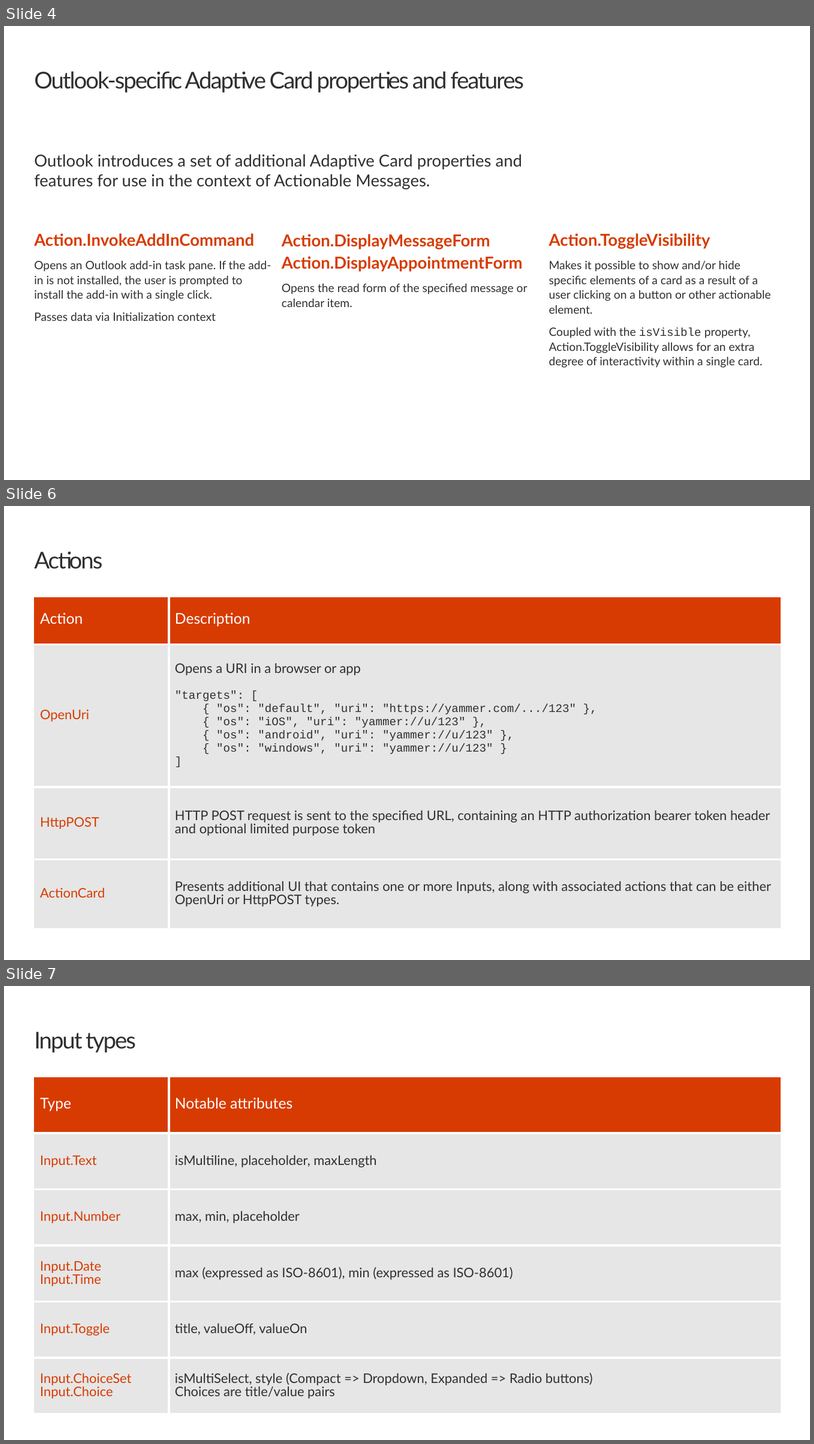
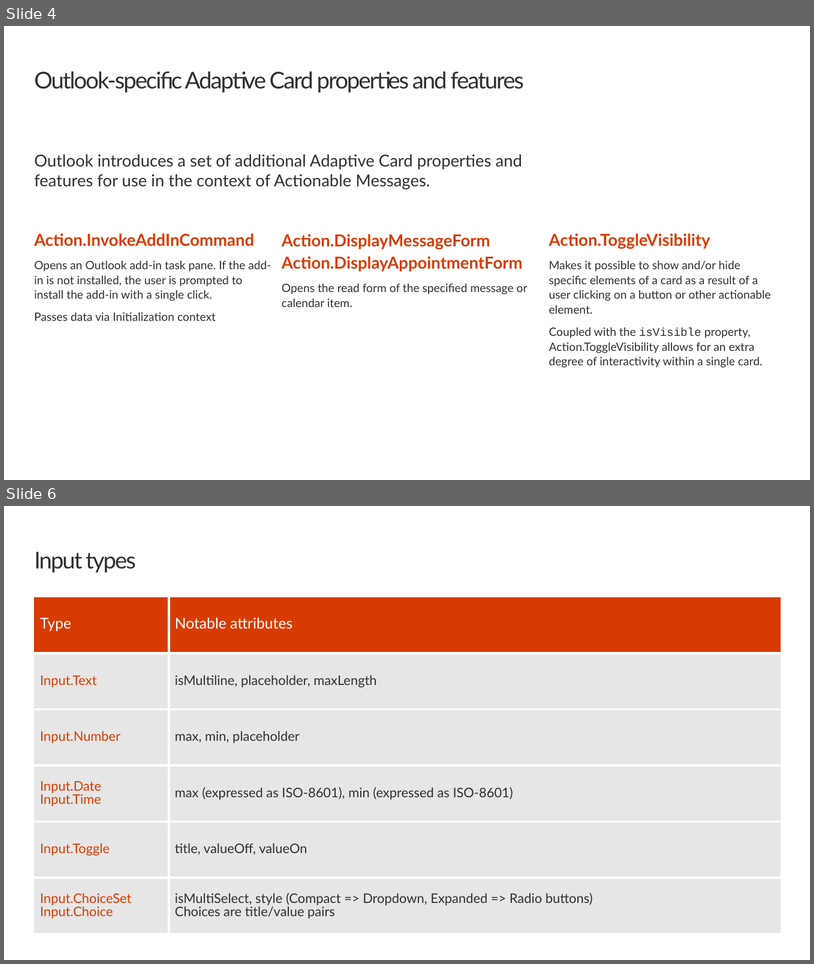
Before and after one commit to OfficeDev/TrainingContent, a slide deck: ConnectorActionableMsgs/03 Adaptive Cards/02 Card Actions.pptx. Shown one above the other, each under a label of ours: slides 4, 6 and 7 before the commit, slides 4 and 6 after it; the slides between them are not shown. The pictures are 814x1444 and 814x964 pixels, drawn with LibreOffice and Linux fonts; fonts in the diff are those of the drawing; background and template pictures are left out. Boxes give left, top, right and bottom in pixels: in the first picture for what was removed or moved away, otherwise in the second. Text is boxed around its words. In the diff, an @@ line names an element or a change of style, - is before the commit and + after.

Commit message:
Remove duplicate slide and update list of actions

```diff
--- a/ConnectorActionableMsgs/03 Adaptive Cards/02 Card Actions.pptx
+++ b/ConnectorActionableMsgs/03 Adaptive Cards/02 Card Actions.pptx
@@ slide 6 removed at [4, 506, 810, 960], background #FFFFFF @@
@@ title removed at [34, 552, 102, 569] @@
-Actions
@@ table removed at [34, 597, 782, 928], 4 rows, 2 columns @@
-Action | Description
-OpenUri | Opens a URI in a browser or app / "targets": [ / { "os": "default", "uri": "https://yammer.com/.../123" }, / { "os": "iOS", "uri": "yammer://u/123" }, / { "os": "android", "uri": "yammer://u/123" }, / { "os": "windows", "uri": "yammer://u/123" } / ]
-HttpPOST | HTTP POST request is sent to the specified URL, containing an HTTP authorization bearer token header and optional limited purpose token
-ActionCard | Presents additional UI that contains one or more Inputs, along with associated actions that can be either OpenUri or HttpPOST types.
@@ what was slide 7 is now slide 6 @@
```
Also in this commit, not shown: 1 slide changed.
